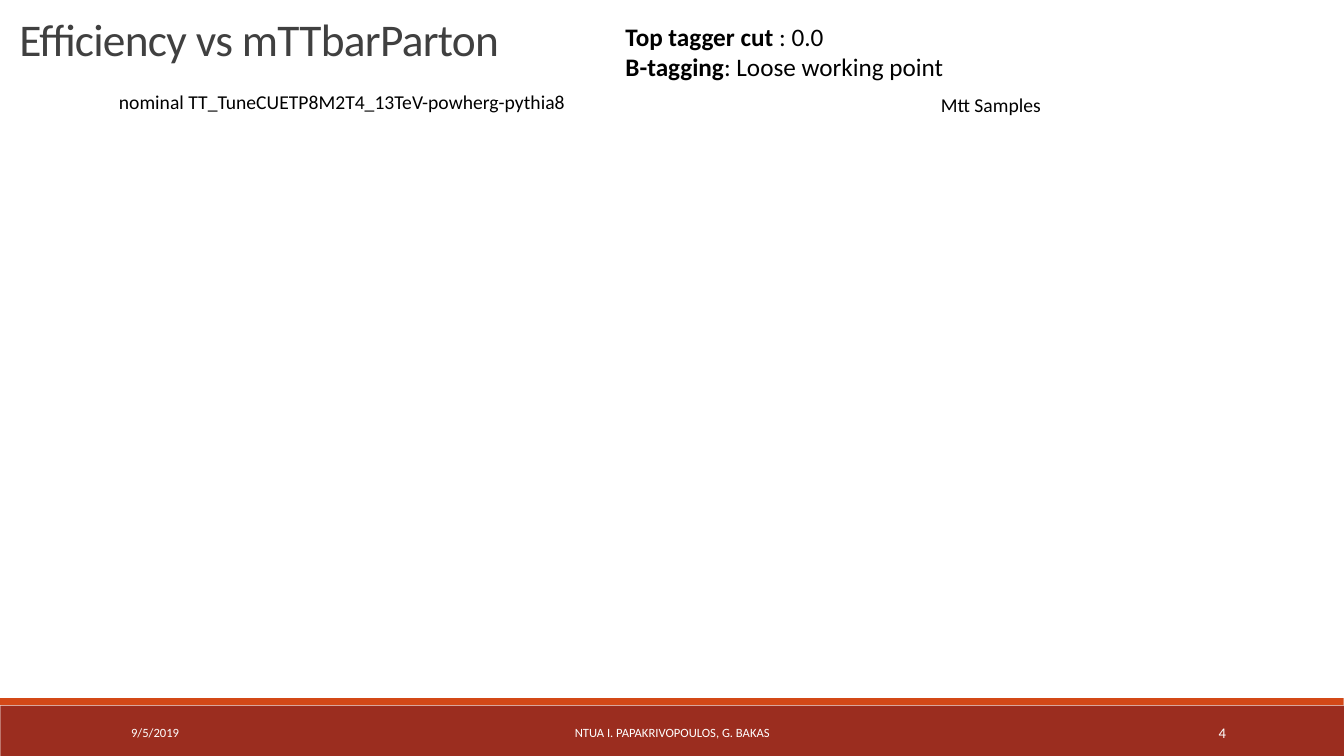
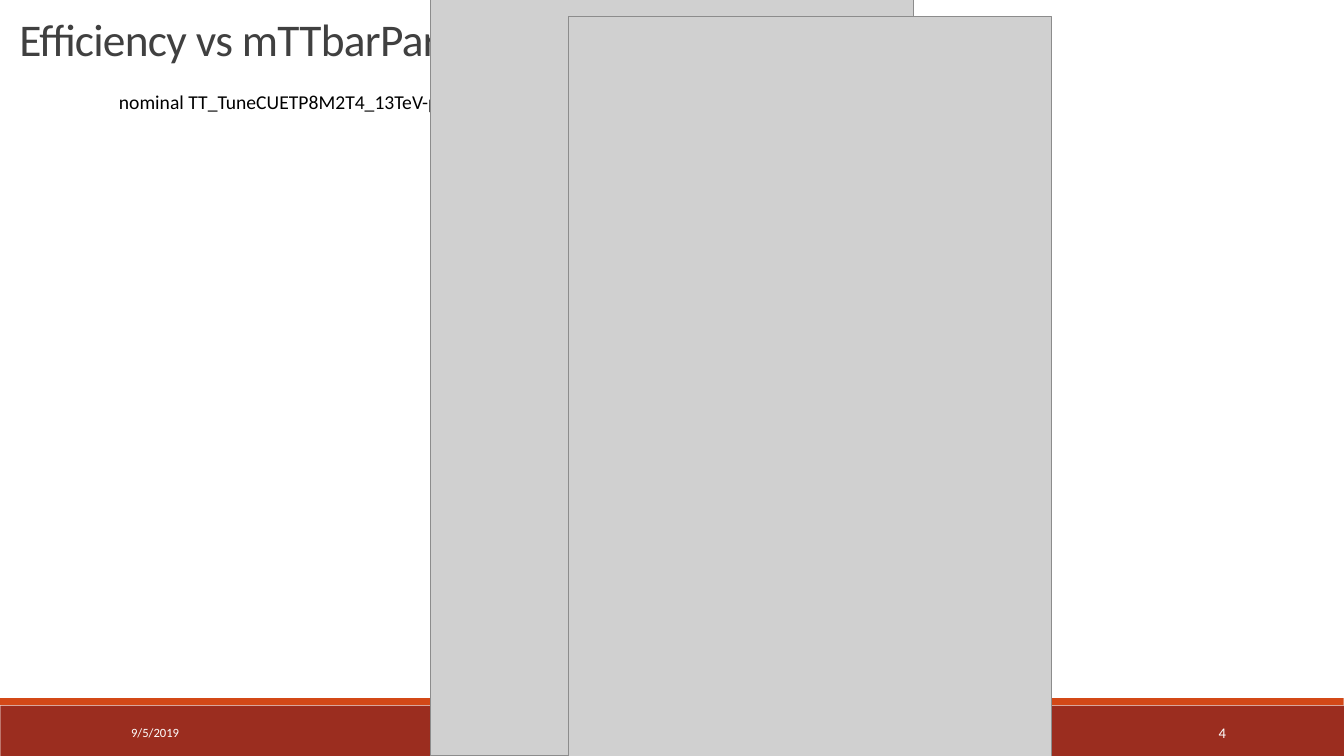
Before and after one commit to georgebakas/HEP-NTUA, a slide deck: slide 4 of Documents for Progress/StatusReport_Eff_SignalOverBkg_AllMVA_allbtag_09_05_19.pptx. Drawn at 1344x756 pixels with LibreOffice and Linux fonts; fonts in the diff are those of the drawing; grey boxes stand for pictures. Boxes give left, top, right and bottom in pixels: in the first picture for what was removed or moved away, otherwise in the second. Text is boxed around its words. In the diff, an @@ line names an element or a change of style, - is before the commit and + after.

```diff
--- a/Documents for Progress/StatusReport_Eff_SignalOverBkg_AllMVA_allbtag_09_05_19.pptx
+++ b/Documents for Progress/StatusReport_Eff_SignalOverBkg_AllMVA_allbtag_09_05_19.pptx
@@ picture added at bbox=[431, 0, 913, 756] @@
@@ picture added at bbox=[569, 16, 1052, 756] @@
@@ text removed at bbox=[625, 29, 943, 81] @@
-Top tagger cut : 0.0
-B-tagging: Loose working point
@@ text removed at bbox=[941, 98, 1040, 115] @@
-Mtt Samples
@@ text removed at bbox=[575, 729, 770, 739] @@
-NTUA I. PAPAKRIVOPOULOS, G. BAKAS
```
Also in this commit, not shown: 19 other slides changed, 5 other files.
